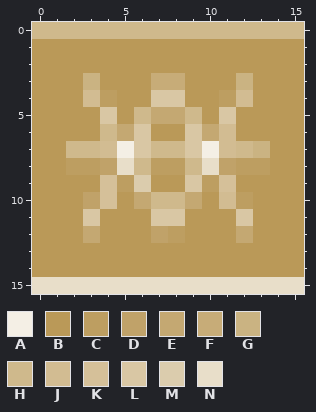
File history of a pixel-art sprite, public/favicons/favicon-16x16.png. The picture above was drawn from the file before the commit.
The file is 16x16 pixels. Colours within 5 levels of each other are drawn and written as one.
Palette (. is transparent): A #f4efe5  B #ba9958  C #bd9e61  D #c0a269  E #c4a872  F #c7ac78  G #cab382  H #cfb98c  J #d2bc92  K #d5c099  L #d9c7a4  M #dbccad  N #e8dec9
New version:
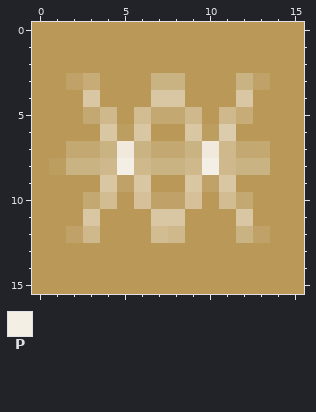
Colours new in this view: P #f4efe5
The exact change:
colour A: #f4efe5 -> #f0e9dc
y 0: x 0..15 HHHHHHHHHHHHHHHH -> BBBBBBBBBBBBBBBB
y 3: x 2..3 BG -> DF; x 7..8 FF -> GG; x 13 B -> D
y 4: x 3..4 JC -> LB; x 11..12 CJ -> BL
y 5: x 3..4 BL -> EH; x 6 H -> J; x 11..12 LB -> HF
y 6: x 4..5 HE -> LC; x 10..11 EJ -> CM
y 7: x 2..4 HHJ -> EEG; x 6..9 LHHL -> GEEG; x 11..13 JHG -> HEE
y 8: x 1..5 BCCDN -> CGGHP; x 7..8 CC -> GG; x 10..13 NDCC -> PHGG
y 9: x 4..6 KCM -> LDL; x 10..11 CK -> DL
y 10: x 3..4 DK -> EJ; x 6..9 EHHE -> KDDK; x 12 C -> E
y 12: x 2..3 BE -> DH; x 7..8 DC -> JH; x 12..13 EB -> GD
y 15: x 0..15 NNNNNNNNNNNNNNNN -> BBBBBBBBBBBBBBBB
Changed places in both pictures, as pixel boxes (x1, y1, x2, y2):
changed: (32, 22, 304, 294)
